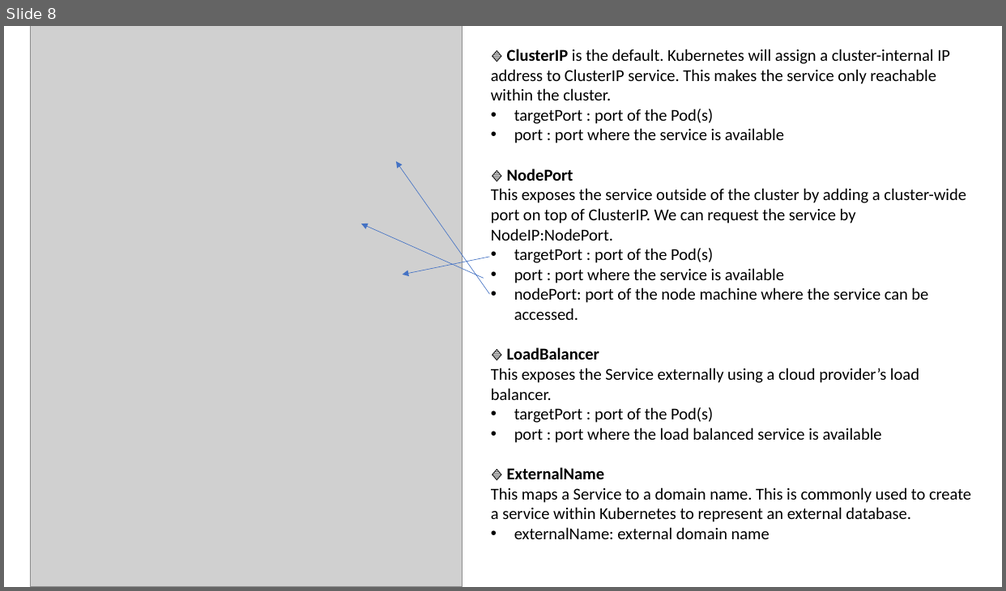
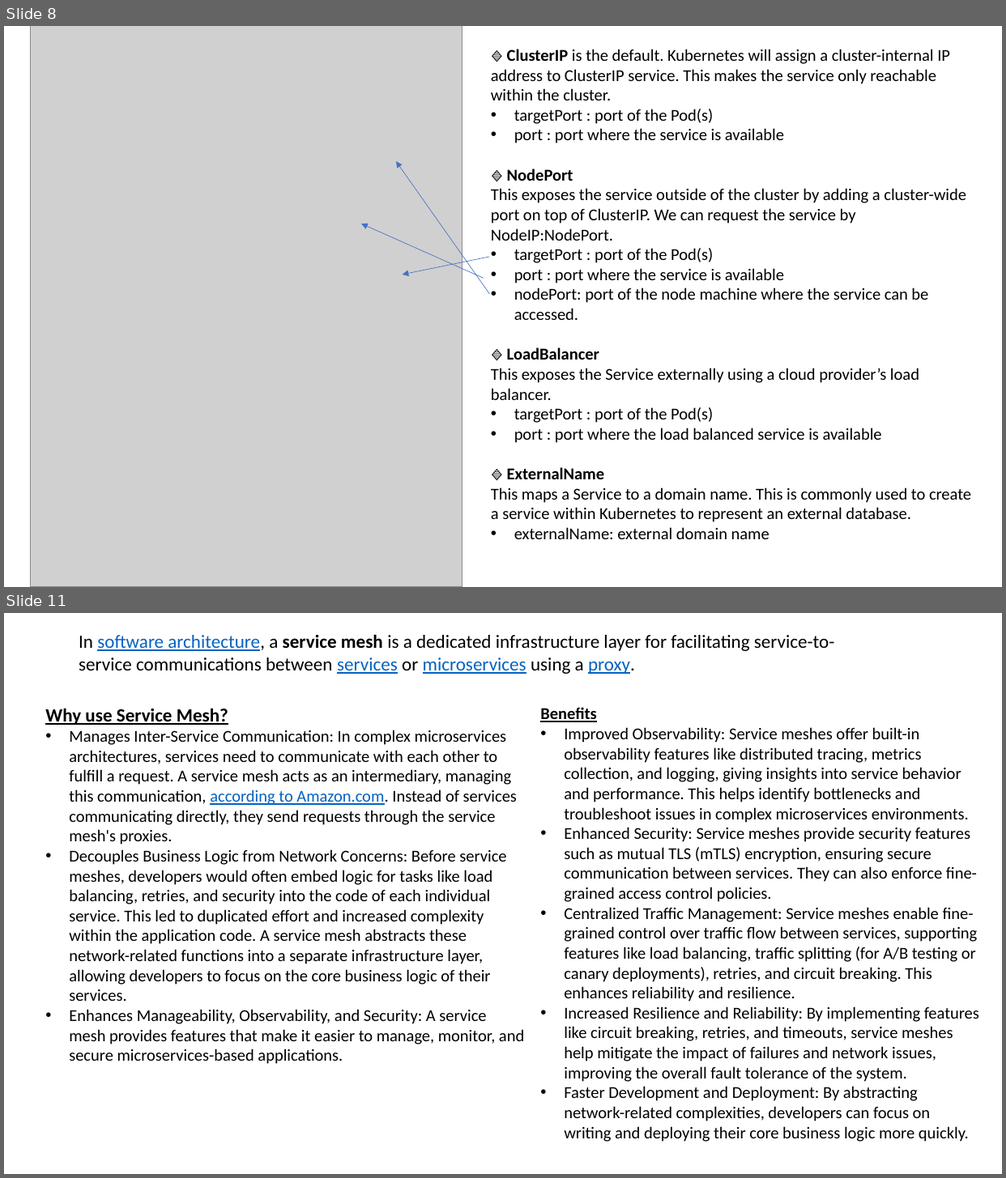
Before and after one commit to as6485/technology, a slide deck: Container Technologies.pptx. Shown one above the other, each under a label of ours: slide 8 before the commit, slides 8 and 11 after it; the slides between them are not shown. The pictures are 1006x591 and 1006x1178 pixels, drawn with LibreOffice and Linux fonts; fonts in the diff are those of the drawing; grey boxes stand for pictures. Boxes give left, top, right and bottom in pixels: in the first picture for what was removed or moved away, otherwise in the second. Text is boxed around its words. In the diff, an @@ line names an element or a change of style, - is before the commit and + after.

```diff
--- a/Container Technologies.pptx
+++ b/Container Technologies.pptx
@@ slide 11 added at (x1=4, y1=613, x2=1002, y2=1174), background #FFFFFF @@
@@ text added at (x1=79, y1=634, x2=835, y2=674), 18 pt, text #000000 @@
+In software architecture, a service mesh is a dedicated infrastructure layer for facilitating service-to-service communications between services or microservices using a proxy.
@@ text added at (x1=540, y1=707, x2=979, y2=1142), 16 pt, text #000000 @@
+Benefits
+• Improved Observability: Service meshes offer built-in observability features like distributed tracing, metrics collection, and logging, giving insights into service behavior and performance. This helps identify bottlenecks and troubleshoot issues in complex microservices environments.
+• Enhanced Security: Service meshes provide security features such as mutual TLS (mTLS) encryption, ensuring secure communication between services. They can also enforce fine-grained access control policies.
+• Centralized Traffic Management: Service meshes enable fine-grained control over traffic flow between services, supporting features like load balancing, traffic splitting (for A/B testing or canary deployments), retries, and circuit breaking. This enhances reliability and resilience.
+• Increased Resilience and Reliability: By implementing features like circuit breaking, retries, and timeouts, service meshes help mitigate the impact of failures and network issues, improving the overall fault tolerance of the system.
+• Faster Development and Deployment: By abstracting network-related complexities, developers can focus on writing and deploying their core business logic more quickly.
@@ text added at (x1=69, y1=730, x2=524, y2=1064), 16 pt, text #000000 @@
+Why use Service Mesh?
+• Manages Inter-Service Communication: In complex microservices architectures, services need to communicate with each other to fulfill a request. A service mesh acts as an intermediary, managing this communication, according to Amazon.com. Instead of services communicating directly, they send requests through the service mesh's proxies.
+• Decouples Business Logic from Network Concerns: Before service meshes, developers would often embed logic for tasks like load balancing, retries, and security into the code of each individual service. This led to duplicated effort and increased complexity within the application code. A service mesh abstracts these network-related functions into a separate infrastructure layer, allowing developers to focus on the core business logic of their services.
+• Enhances Manageability, Observability, and Security: A service mesh provides features that make it easier to manage, monitor, and secure microservices-based applications.
```
Also in this commit, not shown: 1 slide changed, 5 other slides added, 1 other file.
